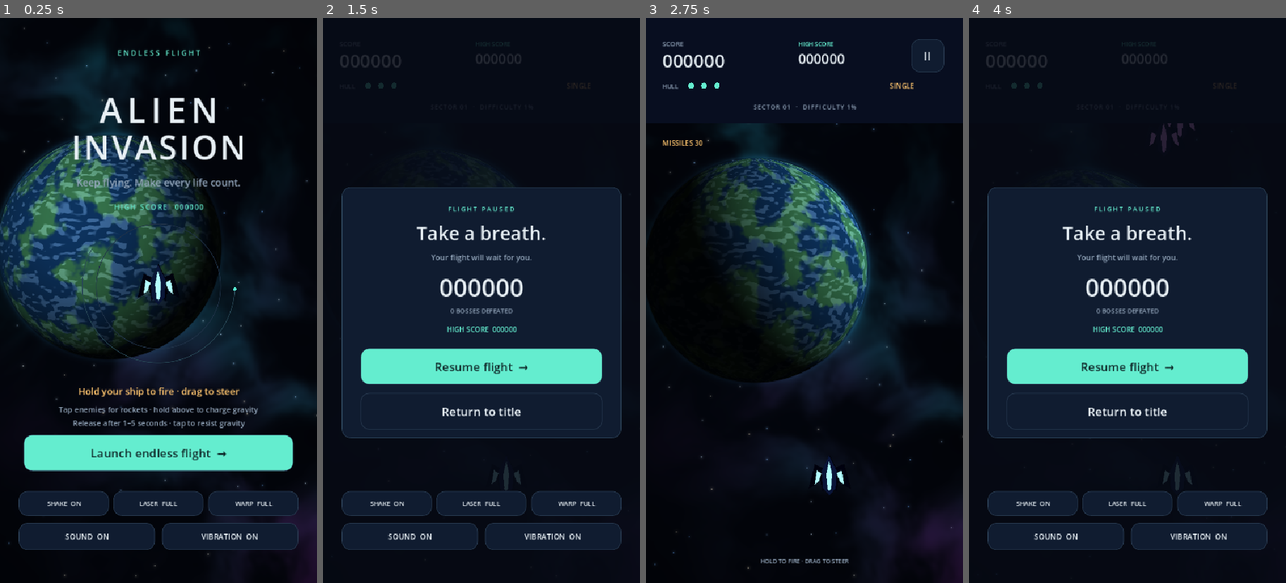
Above: before the commit, frames 1-4 (left to right).
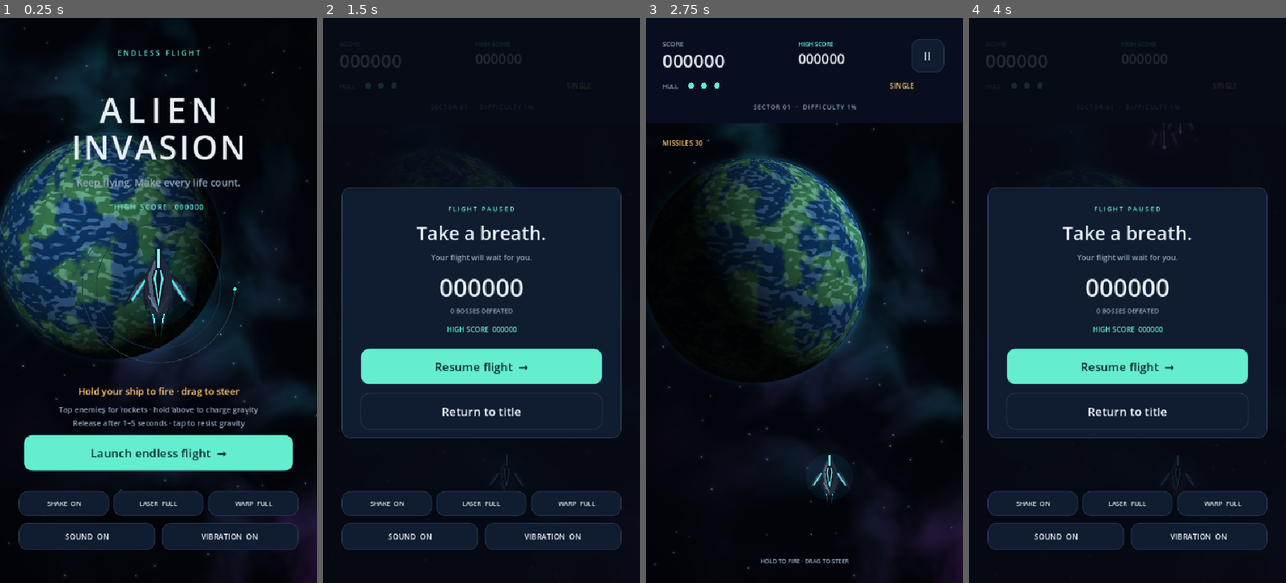
Above: after the commit, the same moments.

Repository: walgak/alien-invasion
Game: Godot game, scene res://main.tscn
Two runs of this game, one before a commit and one after it. Both use one fixed random seed, a clock stepped at 60 frames per second and the inputs below.
Inputs (mouse positions are in pixels of both pictures, inside the frame that each line leads up to):
- Up to frame 1 (0.25 s): no input
- Up to frame 2 (1.5 s): click "Launch endless flight →" at 0.5 s; tap Enter at 1.25 s; move the mouse to (551, 272) at 1.27 s; hold Right (ui_right) from 1.28 s (still down); tap P at 1.35 s; click (551, 272) at 1.42 s
- Up to frame 3 (2.75 s): tap Space at 1.52 s; release Right (ui_right) at 2 s; click "Resume flight →" at 2 s
- Up to frame 4 (4 s): drag from (1064, 328) to (1111, 413) at 2.77 s; move the mouse to (1159, 176) at 3.52 s; hold Right (ui_right) from 3.53 s (still down); tap P at 3.6 s

The runs differ from the first frame. In frame 1, 0.8% of the frame differs, in the area x 38-62%, y 40-57%; in frame 2, less than 0.1%; in frame 3, 0.4%; in frame 4, 0.2%.

Commit message:
Restore the 2D combat presentation

Diff:
--- a/mobile/scripts/asteroid.gd
+++ b/mobile/scripts/asteroid.gd
@@ -71,8 +71,6 @@
 
 ## Submit this object's visual geometry in local coordinates. Physics and collision rules are handled separately.
 func _draw() -> void:
-	if get_parent()!=null and get_parent().render_3d_enabled:
-		return
 	draw_fold_lines()
 	draw_circle(Vector2.ZERO, radius * 1.12, Color(0.35, 0.24, 0.16, 0.06))
 	draw_colored_polygon(outline, Color("fff0d5") if flash > 0 else Color("3d3738"))
--- a/mobile/scripts/boss.gd
+++ b/mobile/scripts/boss.gd
@@ -320,12 +320,12 @@
 		draw_tractor_remnant()
 		return
 	if kind == "swarm":
-		if not lingering and not game.render_3d_enabled:
+		if not lingering:
 			draw_swarm_body()
 		return
 
 	var tint := Color("baa3ff") if kind == "black" else (Color("b9f8ff") if kind == "white" else Color("ffb86a"))
-	if not lingering and not game.render_3d_enabled:
+	if not lingering:
 		draw_set_transform(body_position)
 		draw_armored_body(tint)
 		if hit_flash > 0:
--- a/mobile/scripts/enemy.gd
+++ b/mobile/scripts/enemy.gd
@@ -69,8 +69,6 @@
 
 ## Submit this object's visual geometry in local coordinates. Physics and collision rules are handled separately.
 func _draw() -> void:
-	if get_parent()!=null and get_parent().render_3d_enabled:
-		return
 	if fold_life > 0.0:
 		var anchor := to_local(fold_origin)
 		var side := anchor.orthogonal().normalized()
--- a/mobile/scripts/game.gd
+++ b/mobile/scripts/game.gd
@@ -14,7 +14,6 @@
 const WeaponSystem = preload("res://scripts/weapon_system.gd")
 const Pickup = preload("res://scripts/pickup.gd")
 const PlayerWell = preload("res://scripts/player_well.gd")
-const World3DRenderer = preload("res://scripts/world_3d_renderer.gd")
 const POINTS_PER_ENEMY := 100
 const MAX_LIVES := 3
 const MAX_ENEMIES := 14
@@ -85,8 +84,6 @@
 var guard_break_time := 0.0
 var shake_time := 0.0
 var shake_strength := 0.0
-var render_3d_enabled := true
-var renderer_3d = World3DRenderer.new()
 
 ## Godot calls this once after the node joins the scene; initialize child nodes and cached resources here.
 func _ready() -> void:
@@ -94,8 +91,6 @@
 	space_background.z_index = -30
 	add_child(space_background)
 	add_child(space_folds)
-	renderer_3d.setup(self)
-	add_child(renderer_3d)
 	add_child(ship)
 	combat.game = self
 	add_child(combat)
@@ -133,7 +128,6 @@
 		if is_instance_valid(boss):
 			boss.well_position *= resize_scale
 	interface.size = arena
-	renderer_3d.resize(arena)
 	interface.refresh()
 	refresh_space()
 	queue_redraw()
@@ -614,8 +608,6 @@
 		jitter = Vector2(sin(visual_time * 91.0), cos(visual_time * 73.0)) * shake_strength
 	space_background.sky_material.set_shader_parameter("camera_jitter", jitter)
 	space_folds.update_effects(self)
-	if render_3d_enabled:
-		renderer_3d.sync()
 
 ## Move ordinary aliens or orbit guards, resolve swept ship contact, and fire aimed shots at per-enemy intervals.
 func update_enemies(delta: float) -> void:
@@ -1343,16 +1335,15 @@
 		var side := direction.orthogonal()
 		draw_colored_polygon(PackedVector2Array([edge + direction * 16, edge - direction * 8 + side * 8, edge - direction * 8 - side * 8]), Color("c7a0ff"))
 		draw_arc(edge, 22 + sin(visual_time * 8.0) * 3.0, 0, TAU, 28, Color(0.72, 0.45, 1.0, 0.7), 2, true)
-	if not render_3d_enabled:
-		for particle in particles:
-			var tint: Color = particle.tint
-			tint.a = particle.life / particle.duration
-			if particle.kind == "rock":
-				draw_circle(particle.position, particle.radius, tint)
-			elif particle.kind == "armor":
-				var direction := Vector2.from_angle(particle.spin * (particle.duration - particle.life))
-				var side := direction.orthogonal()
-				draw_colored_polygon(PackedVector2Array([particle.position + direction * particle.radius * 1.8, particle.position - direction * particle.radius + side * particle.radius, particle.position - direction * particle.radius - side * particle.radius]), tint)
-			else:
-				var direction: Vector2 = particle.velocity.normalized()
-				draw_line(particle.position - direction * particle.radius * 2.0, particle.position + direction * particle.radius, tint, particle.radius, true)
+	for particle in particles:
+		var tint: Color = particle.tint
+		tint.a = particle.life / particle.duration
+		if particle.kind == "rock":
+			draw_circle(particle.position, particle.radius, tint)
+		elif particle.kind == "armor":
+			var direction := Vector2.from_angle(particle.spin * (particle.duration - particle.life))
+			var side := direction.orthogonal()
+			draw_colored_polygon(PackedVector2Array([particle.position + direction * particle.radius * 1.8, particle.position - direction * particle.radius + side * particle.radius, particle.position - direction * particle.radius - side * particle.radius]), tint)
+		else:
+			var direction: Vector2 = particle.velocity.normalized()
+			draw_line(particle.position - direction * particle.radius * 2.0, particle.position + direction * particle.radius, tint, particle.radius, true)
--- a/mobile/scripts/projectile.gd
+++ b/mobile/scripts/projectile.gd
@@ -57,8 +57,6 @@
 
 ## Submit this object's visual geometry in local coordinates. Physics and collision rules are handled separately.
 func _draw() -> void:
-	if get_parent()!=null and get_parent().render_3d_enabled:
-		return
 	if kind == "doom":
 		draw_circle(Vector2.ZERO, 12, Color("03020c"))
 		draw_arc(Vector2.ZERO, 16, 0, TAU, 32, Color("b894ff"), 4, true)
--- a/mobile/scripts/ship.gd
+++ b/mobile/scripts/ship.gd
@@ -35,8 +35,6 @@
 
 ## Submit this object's visual geometry in local coordinates. Physics and collision rules are handled separately.
 func _draw() -> void:
-	if get_parent()!=null and get_parent().render_3d_enabled:
-		return
 	# Layered graphite armor and inset cyan conduits share the alien fleet's sharp
 	# design language, while cyan keeps the player readable against violet enemies.
 	var width: float = [1.0, 1.13, 1.28, 1.45, 1.38][clampi(weapon_level, 0, 4)]
--- a/mobile/scripts/world_3d_renderer.gd
+++ /dev/null
@@ -1,292 +0,0 @@
-extends Node2D
-## Renders the 2D simulation through one real 3D world. Physics remains in the
-## proven portrait plane; these meshes mirror actor transforms every frame.
-
-var game: Node2D
-var viewport := SubViewport.new()
-var world_root := Node3D.new()
-var camera := Camera3D.new()
-var screen := Sprite2D.new()
-var models: Dictionary[int, Node3D] = {}
-var particle_mesh := MultiMeshInstance3D.new()
-var particle_multi := MultiMesh.new()
-var materials: Dictionary = {}
-
-## Build a transparent, orthographic 3D stage with physical lights and metallic materials.
-func setup(owner_game: Node2D) -> void:
-	game = owner_game
-	z_index = 2
-	viewport.transparent_bg = true
-	viewport.own_world_3d = true
-	viewport.render_target_update_mode = SubViewport.UPDATE_ALWAYS
-	add_child(viewport)
-	viewport.add_child(world_root)
-	var environment_node := WorldEnvironment.new()
-	var environment := Environment.new()
-	environment.background_mode = Environment.BG_COLOR
-	environment.background_color = Color(0.025,0.035,0.075,0)
-	environment.ambient_light_source = Environment.AMBIENT_SOURCE_COLOR
-	environment.reflected_light_source = Environment.REFLECTION_SOURCE_BG
-	environment.ambient_light_color = Color("44506b")
-	environment.ambient_light_energy = 0.38
-	environment.tonemap_mode = Environment.TONE_MAPPER_FILMIC
-	environment_node.environment = environment
-	world_root.add_child(environment_node)
-	camera.projection = Camera3D.PROJECTION_ORTHOGONAL
-	camera.position = Vector3(0,0,520)
-	camera.current = true
-	world_root.add_child(camera)
-	var key := DirectionalLight3D.new()
-	key.rotation_degrees = Vector3(-28,-34,18)
-	key.light_color = Color("c9dcff")
-	key.light_energy = 0.82
-	key.shadow_enabled = true
-	world_root.add_child(key)
-	var fill := DirectionalLight3D.new()
-	fill.rotation_degrees = Vector3(34,28,-22)
-	fill.light_color = Color("8e62c7")
-	fill.light_energy = 0.34
-	fill.shadow_enabled = false
-	world_root.add_child(fill)
-	var violet := OmniLight3D.new()
-	violet.position = Vector3(-170,250,120)
-	violet.light_color = Color("9e54ff")
-	violet.light_energy = 1.35
-	violet.omni_range = 520.0
-	world_root.add_child(violet)
-	particle_multi.transform_format=MultiMesh.TRANSFORM_3D
-	particle_multi.use_colors=true
-	var spark:=SphereMesh.new(); spark.radius=1.0; spark.height=2.0; spark.radial_segments=6; spark.rings=3
-	particle_multi.mesh=spark
-	particle_mesh.multimesh=particle_multi
-	var debris:=StandardMaterial3D.new(); debris.vertex_color_use_as_albedo=true; debris.metallic=0.35; debris.roughness=0.28
-	particle_mesh.material_override=debris
-	world_root.add_child(particle_mesh)
-	add_child(screen)
-	screen.texture = viewport.get_texture()
-	screen.centered = true
-	screen.texture_filter = CanvasItem.TEXTURE_FILTER_LINEAR
-	resize(game.arena)
-
-## Match the device viewport and keep one world unit equal to one gameplay pixel.
-func resize(size: Vector2) -> void:
-	viewport.size = Vector2i(maxi(1,int(size.x)),maxi(1,int(size.y)))
-	camera.size = size.y
-	screen.position = size*0.5
-
-## A physically shaded material supplies true specular response and emission.
-func finish(name: String, color: Color, metallic := 0.82, roughness := 0.25, emission := Color.TRANSPARENT) -> StandardMaterial3D:
-	if materials.has(name):
-		return materials[name]
-	var result := StandardMaterial3D.new()
-	result.albedo_color = color
-	result.metallic = metallic
-	result.roughness = roughness
-	if emission.a > 0.0:
-		result.emission_enabled = true
-		result.emission = Color(emission.r,emission.g,emission.b)
-		result.emission_energy_multiplier = 1.25
-	materials[name] = result
-	return result
-
-## Extrude a top-view polygon into a watertight 3D armor plate.
-func extrude(points: PackedVector2Array, depth: float, surface: Material, z := 0.0) -> MeshInstance3D:
-	var mesh := ArrayMesh.new()
-	var tool := SurfaceTool.new()
-	tool.begin(Mesh.PRIMITIVE_TRIANGLES)
-	var triangles := Geometry2D.triangulate_polygon(points)
-	for index in range(0,triangles.size(),3):
-		for order in [0,1,2]:
-			var p: Vector2 = points[triangles[index+order]]
-			tool.set_normal(Vector3(0,0,1))
-			tool.add_vertex(Vector3(p.x,-p.y,z+depth*0.5))
-		for order in [2,1,0]:
-			var p: Vector2 = points[triangles[index+order]]
-			tool.set_normal(Vector3(0,0,-1))
-			tool.add_vertex(Vector3(p.x,-p.y,z-depth*0.5))
-	for index in range(points.size()):
-		var a: Vector2 = points[index]
-		var b: Vector2 = points[(index+1)%points.size()]
-		var normal2 := (b-a).normalized().orthogonal()
-		var normal := Vector3(normal2.x,-normal2.y,0)
-		var vertices := [Vector3(a.x,-a.y,z-depth*0.5),Vector3(b.x,-b.y,z-depth*0.5),Vector3(b.x,-b.y,z+depth*0.5),Vector3(a.x,-a.y,z+depth*0.5)]
-		for order in [0,1,2,0,2,3]:
-			tool.set_normal(normal)
-			tool.add_vertex(vertices[order])
-	mesh = tool.commit()
-	var instance := MeshInstance3D.new()
-	instance.mesh = mesh
-	instance.material_override = surface
-	return instance
-
-func add_plate(root: Node3D, points: PackedVector2Array, depth: float, surface: Material, z := 0.0) -> void:
-	root.add_child(extrude(points,depth,surface,z))
-
-func add_orb(root: Node3D, at: Vector2, radius: float, surface: Material, z := 10.0) -> MeshInstance3D:
-	var orb := MeshInstance3D.new()
-	var sphere := SphereMesh.new()
-	sphere.radius = radius
-	sphere.height = radius*2.0
-	sphere.radial_segments = 16
-	sphere.rings = 8
-	orb.mesh = sphere
-	orb.material_override = surface
-	orb.position = Vector3(at.x,-at.y,z)
-	root.add_child(orb)
-	return orb
-
-## Assemble a layered player or alien fighter from extruded armor and emissive cores.
-func fighter_model(player: bool) -> Node3D:
-	var root := Node3D.new()
-	root.rotation.x=0.13
-	root.rotation.y=-0.08
-	var armor := finish("player_armor" if player else "alien_armor",Color("405a73") if player else Color("3b3048"),0.9,0.24)
-	var dark := finish("dark_armor",Color("242b3e"),0.92,0.2)
-	var glow_color := Color("6ff8ef") if player else Color("bb63ff")
-	var glow := finish("player_glow" if player else "alien_glow",Color("152a30") if player else Color("24122e"),0.25,0.22,glow_color)
-	var hull := PackedVector2Array([Vector2(0,-38),Vector2(13,-11),Vector2(11,18),Vector2(0,31),Vector2(-11,18),Vector2(-13,-11)])
-	add_plate(root,hull,10,armor,2)
-	for side in [-1.0,1.0]:
-		var wing := PackedVector2Array([Vector2(side*7,-14),Vector2(side*25,-22),Vector2(side*36,20),Vector2(side*26,15),Vector2(side*16,2),Vector2(side*12,25),Vector2(side*5,17)])
-		add_plate(root,wing,7,dark,-1)
-		add_plate(root,PackedVector2Array([Vector2(side*13,-7),Vector2(side*21,-12),Vector2(side*25,12),Vector2(side*18,7)]),4,glow,5)
-	add_plate(root,PackedVector2Array([Vector2(0,-28),Vector2(5,-5),Vector2(3,17),Vector2(0,23),Vector2(-3,17),Vector2(-5,-5)]),5,glow,8)
-	add_orb(root,Vector2(0,18),3.2,glow,11)
-	return root
-
-## Bosses use the same materials at a heavier scale and retain type-specific silhouettes.
-func boss_model(kind: String) -> Node3D:
-	var root := Node3D.new()
-	root.rotation.x=0.11
-	root.rotation.y=-0.06
-	var accent := Color("a65cff") if kind in ["black","swarm"] else (Color("a9f4ff") if kind=="white" else Color("ff9a55"))
-	var armor := finish("boss_"+kind,Color("44374f") if kind!="asteroid" else Color("574237"),0.93,0.23)
-	var dark := finish("boss_dark",Color("29243a"),0.95,0.19)
-	var glow := finish("boss_glow_"+kind,accent.darkened(0.72),0.35,0.18,accent)
-	var hull := PackedVector2Array([Vector2(0,-64),Vector2(25,-28),Vector2(22,28),Vector2(0,59),Vector2(-22,28),Vector2(-25,-28)])
-	add_plate(root,hull,18,armor,4)
-	for side in [-1.0,1.0]:
-		var reach := 92.0 if kind=="swarm" else 78.0
-		var wing := PackedVector2Array([Vector2(side*14,-31),Vector2(side*(reach-23),-57),Vector2(side*reach,-37),Vector2(side*(reach-14),-8),Vector2(side*reach,31),Vector2(side*(reach-29),59),Vector2(side*43,13),Vector2(side*19,25)])
-		add_plate(root,wing,13,dark,0)
-		add_plate(root,PackedVector2Array([Vector2(side*23,-23),Vector2(side*(reach-28),-43),Vector2(side*(reach-34),-9),Vector2(side*(reach-27),28),Vector2(side*41,8)]),6,armor,9)
-		add_orb(root,Vector2(side*32,10),9,glow,15)
-	add_plate(root,PackedVector2Array([Vector2(0,-38),Vector2(8,-8),Vector2(7,29),Vector2(0,47),Vector2(-7,29),Vector2(-8,-8)]),7,glow,15)
-	return root
-
-## Low-poly displaced spheres give each rock genuine facets and specular crater rims.
-func asteroid_model(radius: float, seed: int) -> Node3D:
-	var root := Node3D.new()
-	var rock := MeshInstance3D.new()
-	var sphere := SphereMesh.new()
-	sphere.radius = radius
-	sphere.height = radius*1.65
-	sphere.radial_segments = 9
-	sphere.rings = 5
-	rock.mesh = sphere
-	rock.scale = Vector3(1.0,0.92,0.72)
-	rock.rotation = Vector3(0.45,float(seed%7)*0.31,0.18)
-	rock.material_override = finish("rock",Color("514842"),0.18,0.78)
-	root.add_child(rock)
-	for i in range(3):
-		var crater := add_orb(root,Vector2(cos(i*2.1+seed)*radius*0.42,sin(i*2.1+seed)*radius*0.38),radius*(0.12+i*0.025),finish("crater",Color("111118"),0.05,0.96),radius*0.55)
-		crater.scale.z=0.25
-	return root
-
-func projectile_model(shot: Node2D) -> Node3D:
-	var root := Node3D.new()
-	var color := Color("ff624f") if shot.hostile else Color("65f9e0")
-	if shot.kind=="doom": color=Color("a85cff")
-	if shot.kind=="rocket": color=Color("ffad5e")
-	add_orb(root,Vector2.ZERO,12.0 if shot.kind=="doom" else (5.0 if shot.kind=="rocket" else 3.4),finish("shot_"+shot.kind+str(shot.hostile),color.darkened(0.68),0.35,0.16,color),8)
-	return root
-
-## Create or reuse models, then mirror every simulation actor into the 3D stage.
-func sync() -> void:
-	if game==null: return
-	var live: Dictionary[int,bool] = {}
-	if game.ship.visible:
-		sync_actor(game.ship,"ship",live)
-	for enemy in game.enemies: sync_actor(enemy,"enemy",live)
-	for rock in game.asteroids: sync_actor(rock,"rock",live)
-	for shot in game.projectiles:
-		if shot.kind!="laser": sync_actor(shot,"shot",live)
-	if is_instance_valid(game.boss) and not game.boss.lingering:
-		sync_actor(game.boss,"boss",live)
-	for id in models.keys():
-		if not live.has(id):
-			models[id].queue_free()
-			models.erase(id)
-	sync_laser()
-	sync_particles()
-
-func sync_actor(actor: Node2D, type: String, live: Dictionary[int,bool]) -> void:
-	var id := actor.get_instance_id()
-	live[id]=true
-	if not models.has(id):
-		var model: Node3D
-		if type=="ship": model=fighter_model(true)
-		elif type=="enemy": model=fighter_model(false)
-		elif type=="rock": model=asteroid_model(actor.radius,id)
-		elif type=="boss": model=boss_model(actor.kind)
-		else: model=projectile_model(actor)
-		model.set_meta("render_type",type)
-		world_root.add_child(model)
-		models[id]=model
-	var model: Node3D=models[id]
-	var at: Vector2 = actor.body_position if type=="boss" else actor.position
-	model.position=Vector3(at.x-game.arena.x*0.5,game.arena.y*0.5-at.y,12.0 if type in ["ship","enemy","boss"] else 8.0)
-	model.rotation.z=-actor.rotation
-	if type=="ship":
-		var width: float=[1.0,1.13,1.28,1.45,1.38][clampi(game.weapons.level,0,4)]
-		model.scale=Vector3(width,1.0,1.0)
-	elif type=="shot":
-		model.rotation.z=-actor.velocity.angle()-PI*0.5
-		model.scale=Vector3.ONE*(1.0+0.08*sin(actor.age*28.0))
-
-## The continuous laser is a chain of lit 3D cylinders, not a painted polyline.
-func sync_laser() -> void:
-	var id := -9001
-	var active: bool = is_instance_valid(game.laser) and game.laser.visible and not game.laser.beam_segments.is_empty()
-	if not active:
-		if models.has(id): models[id].visible=false
-		return
-	if not models.has(id):
-		var root:=Node3D.new(); root.set_meta("render_type","laser"); world_root.add_child(root); models[id]=root
-	var root: Node3D=models[id]
-	root.visible=true
-	var segments: Array[Vector2]=game.laser.beam_segments
-	var used:=0
-	for i in range(0,mini(segments.size(),48),2):
-		var a:Vector2=segments[i]; var b:Vector2=segments[i+1]
-		var length:=a.distance_to(b)
-		if length<0.5: continue
-		var beam:MeshInstance3D
-		if used<root.get_child_count():
-			beam=root.get_child(used)
-		else:
-			beam=MeshInstance3D.new()
-			var cylinder:=CylinderMesh.new()
-			cylinder.top_radius=1.7; cylinder.bottom_radius=3.0; cylinder.radial_segments=8
-			beam.mesh=cylinder; beam.material_override=finish("laser_3d",Color("bdfcff"),0.25,0.1,Color("68cfff"))
-			root.add_child(beam)
-		beam.visible=true
-		(beam.mesh as CylinderMesh).height=length
-		var mid:Vector2=a.lerp(b,0.5)
-		beam.position=Vector3(mid.x-game.arena.x*0.5,game.arena.y*0.5-mid.y,15)
-		beam.rotation.z=-(b-a).angle()+PI*0.5
-		used+=1
-	for index in range(used,root.get_child_count()):
-		root.get_child(index).visible=false
-
-## Existing deterministic explosion particles become lit 3D debris in one draw call.
-func sync_particles() -> void:
-	var count: int=game.particles.size()
-	particle_multi.instance_count=count
-	for i in range(count):
-		var particle:Dictionary=game.particles[i]
-		var at:Vector2=particle.position
-		var radius:float=particle.radius
-		particle_multi.set_instance_transform(i,Transform3D(Basis().scaled(Vector3(radius*1.8,radius,radius)),Vector3(at.x-game.arena.x*0.5,game.arena.y*0.5-at.y,16)))
-		var tint:Color=particle.tint; tint.a=particle.life/particle.duration
-		particle_multi.set_instance_color(i,tint)
--- a/mobile/tests/gravity_polish.gd
+++ b/mobile/tests/gravity_polish.gd
@@ -121,13 +121,6 @@
 	field=well(Vector2(270,310))
 	game.boss.step(0.5)
 	check(game.boss.dodge_offset.length()>40.0 and game.boss.body_position.distance_to(field.well_position)>80.0,"boss burns clear of a player black hole")
-	game.renderer_3d.sync()
-	var ship_model:Node3D=game.renderer_3d.models[game.ship.get_instance_id()]
-	var has_depth:=false
-	for part in ship_model.get_children():
-		if part is MeshInstance3D and part.get_aabb().size.z>1.0:
-			has_depth=true
-	check(has_depth,"player presentation uses extruded 3D meshes with physical depth")
 	for cause in ["Enemy fire destroyed your ship.","An alien collided with your ship.","The white hole pushed you into the boundary.","A black hole collapsed your ship."]:
 		fresh()
 		game.instant_loss(cause)
Not shown, removed: mobile/scripts/world_3d_renderer.gd.uid
Not shown, changed: README.md
Not shown, changed: docs/CODE_GUIDE.md
Not shown, changed: mobile/README.md
